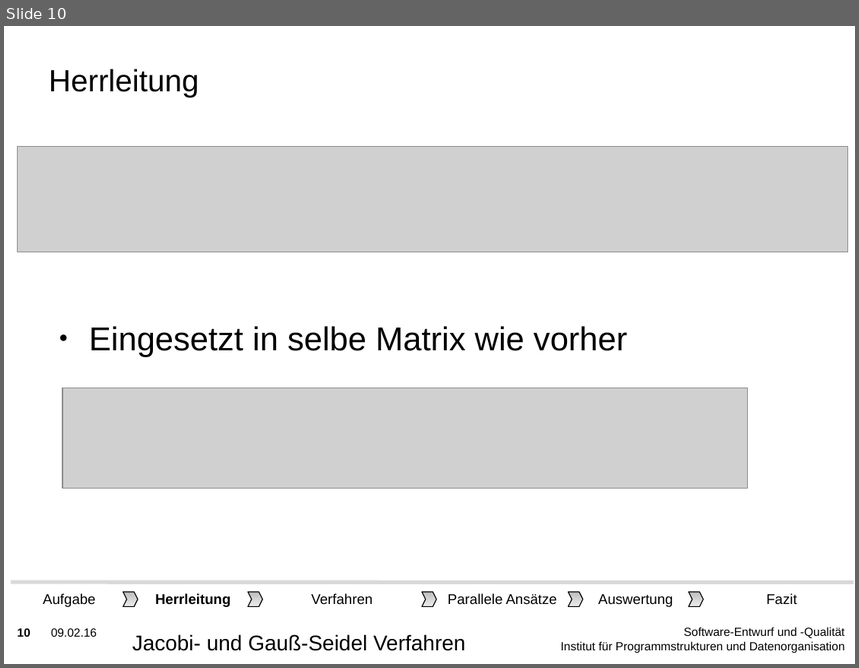
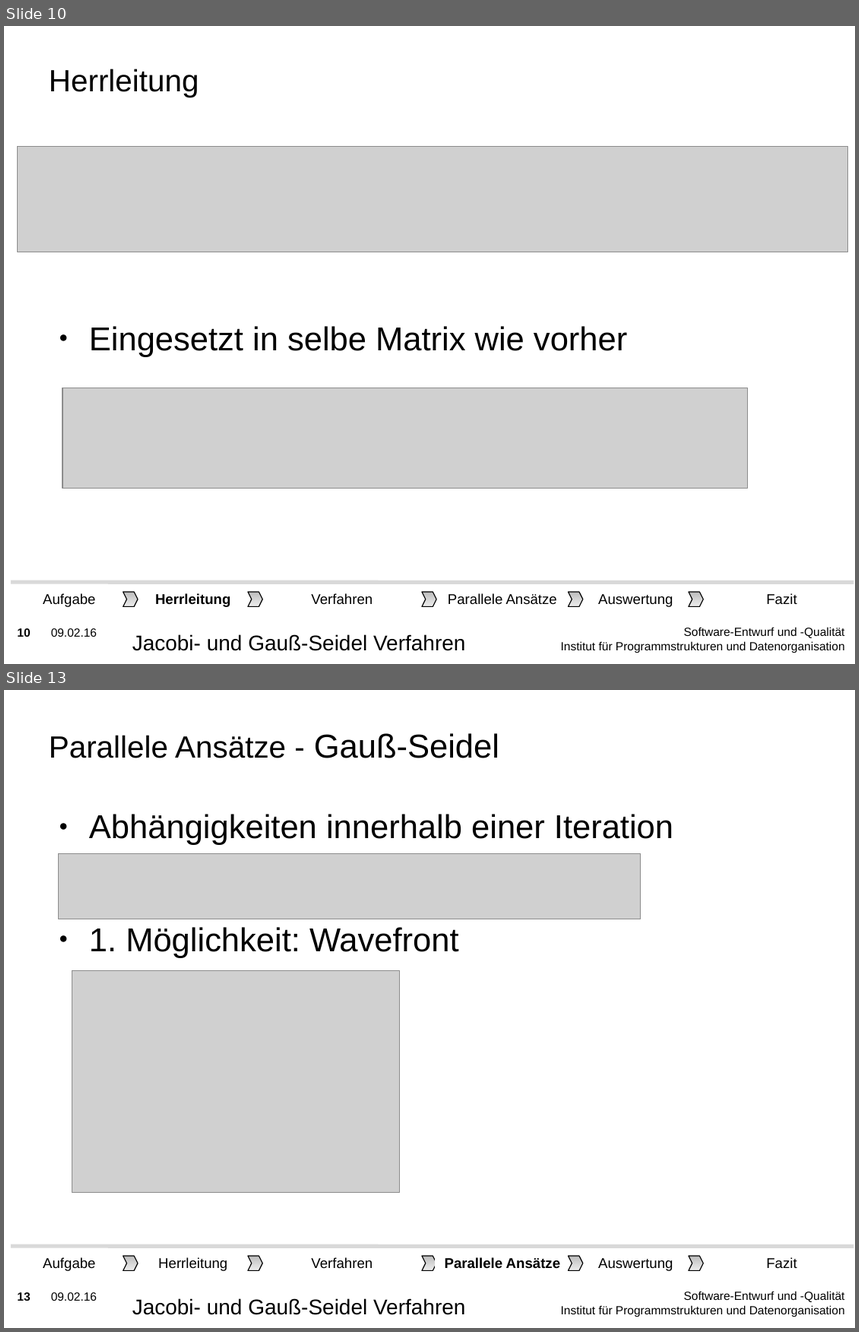
Before and after one commit to lutteropp/parallelDG, a slide deck: präsident/KIT-Masterslides-DE-SDQ.odp. Shown one above the other, each under a label of ours: slide 10 before the commit, slides 10 and 13 after it; the slides between them are not shown. The pictures are 859x668 and 859x1332 pixels, drawn with LibreOffice and Linux fonts; fonts in the diff are those of the drawing; grey boxes stand for pictures; background and template pictures are left out. Boxes give left, top, right and bottom in pixels: in the first picture for what was removed or moved away, otherwise in the second. Text is boxed around its words. In the diff, an @@ line names an element or a change of style, - is before the commit and + after.

Commit message:
aufgabe d gelöscht präsentation geupdatet

```diff
--- a/präsident/KIT-Masterslides-DE-SDQ.odp
+++ b/präsident/KIT-Masterslides-DE-SDQ.odp
@@ slide 13 added at (4, 690, 855, 1328), background picture (left out); not listed: 3 template elements that a slide beside it also shows @@
@@ title added at (49, 733, 500, 758), 26 pt, text #000000 @@
+Parallele Ansätze - Gauß-Seidel
@@ text added at (89, 814, 674, 958), 28 pt, text #000000 @@
+● Abhängigkeiten innerhalb einer Iteration
+● 1. Möglichkeit: Wavefront
@@ picture added at (59, 853, 641, 919) @@
@@ picture added at (72, 971, 400, 1192) @@
@@ group added at (11, 1246, 854, 1277): 6 rectangles, 5 freeform shapes, 1 line @@
+Herrleitung
+Auswertung
+Verfahren
+Fazit
+Aufgabe
+Parallele Ansätze
@@ text added at (132, 1299, 465, 1315), 18 pt, text #000000 @@
+Jacobi- und Gauß-Seidel Verfahren
```
Also in this commit, not shown: 4 slides changed, 5 other slides added, 53 other files.
